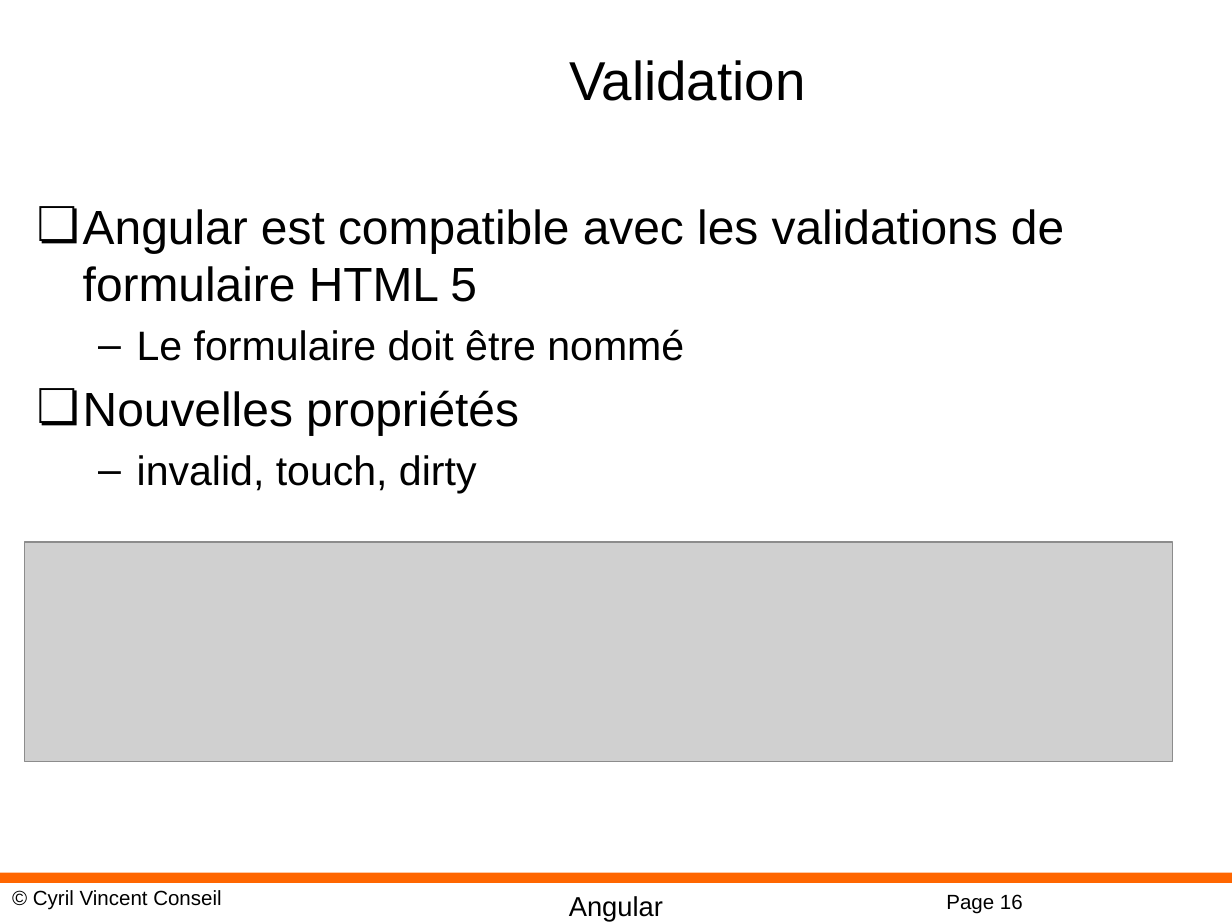
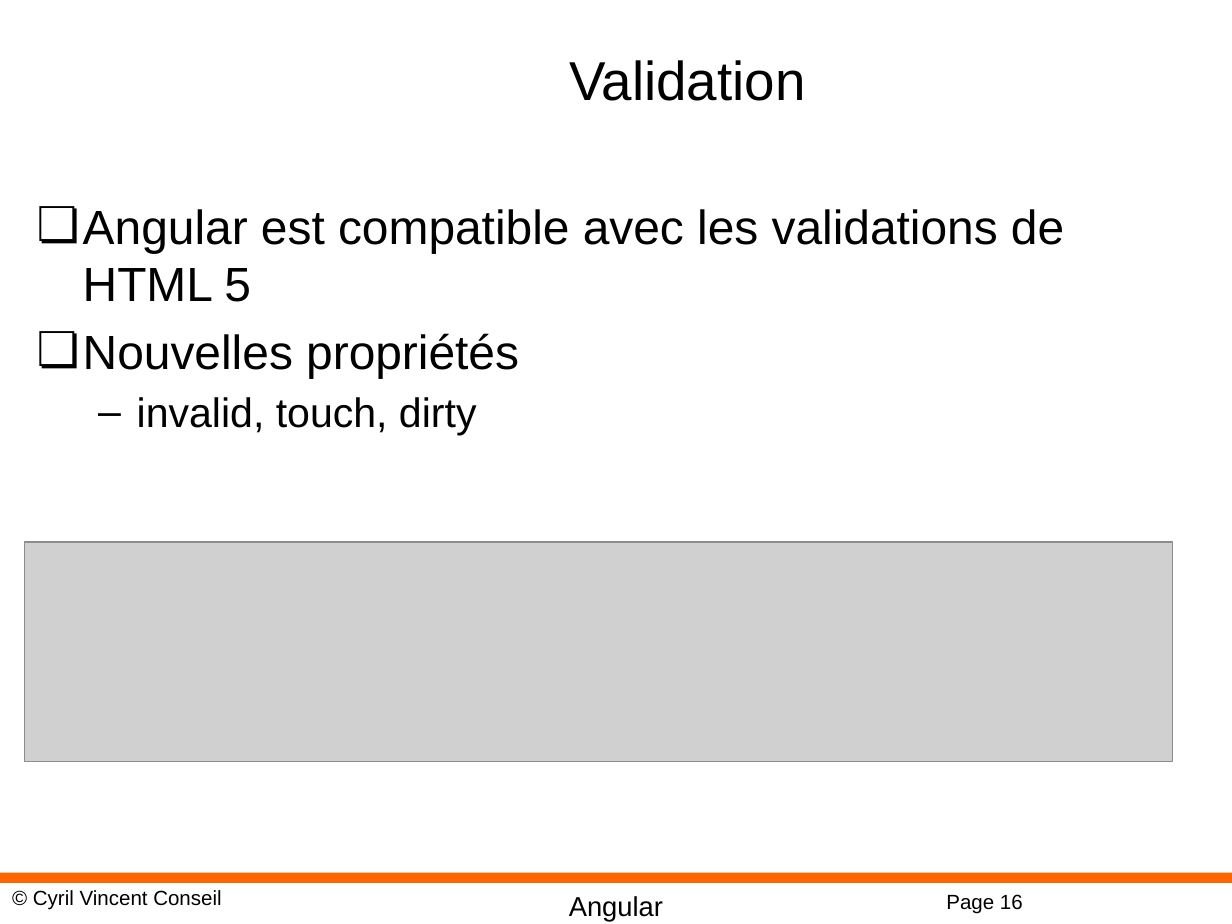
Before and after one commit to cyrilvincent/angular, a slide deck: slide 16 of PPT/Angular06-Binding.pptx. Drawn at 1232x924 pixels with LibreOffice and Linux fonts; fonts in the diff are those of the drawing; grey boxes stand for pictures; background and template pictures are left out. Boxes give left, top, right and bottom in pixels: in the first picture for what was removed or moved away, otherwise in the second. Text is boxed around its words. In the diff, an @@ line names an element or a change of style, - is before the commit and + after.

```diff
--- a/PPT/Angular06-Binding.pptx
+++ b/PPT/Angular06-Binding.pptx
@@ text at (83,209,1064,302): text changed @@
-❏ Angular est compatible avec les validations de formulaire HTML 5
-  – Le formulaire doit être nommé
+❏ Angular est compatible avec les validations de HTML 5
```
Also in this commit, not shown: 1 slide added, 20 other files.
